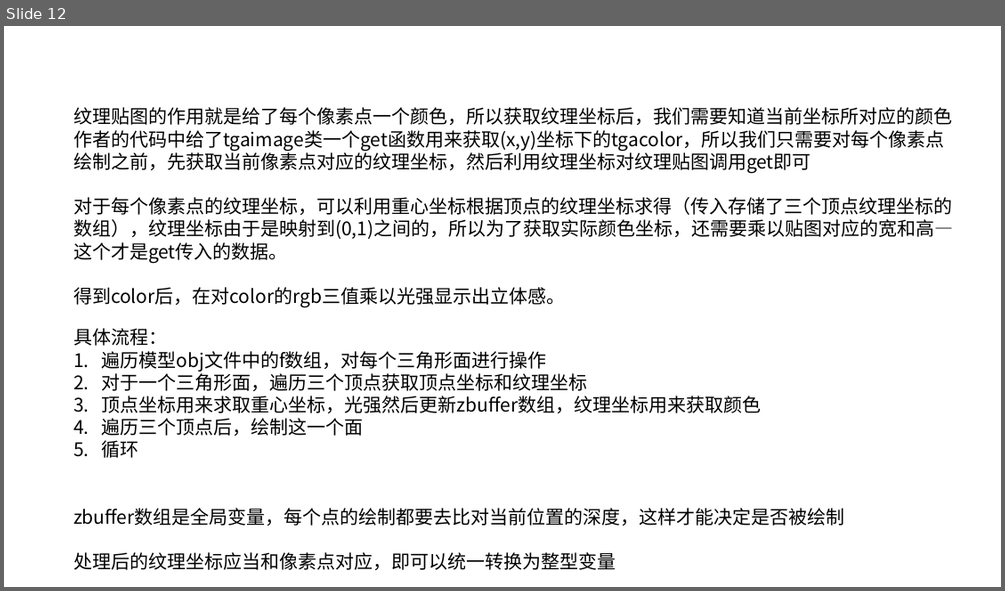
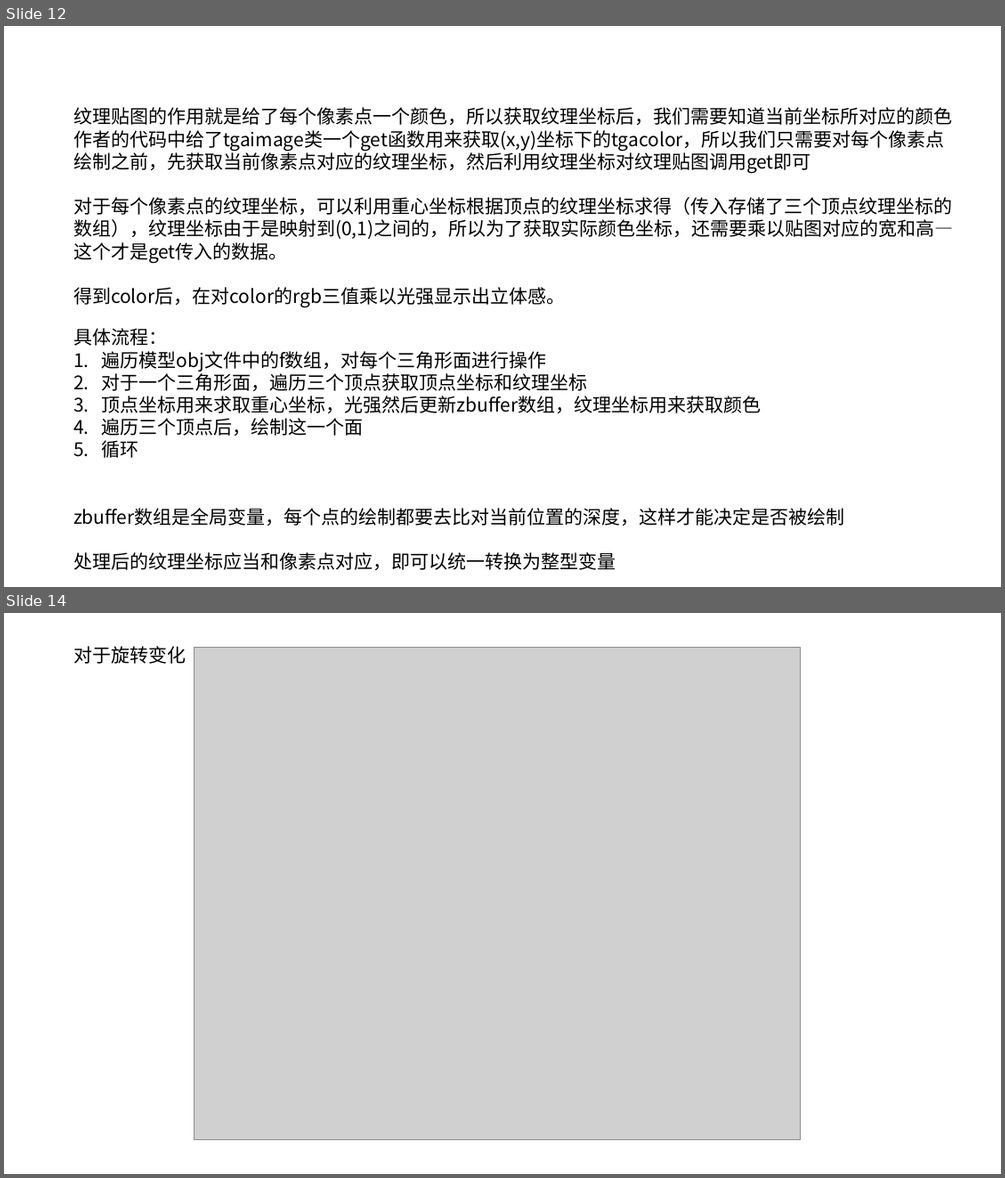
Before and after one commit to XTG111/Learn_tinyProject, a slide deck: render/TinyRenderer.pptx. Shown one above the other, each under a label of ours: slide 12 before the commit, slides 12 and 14 after it; the slides between them are not shown. The pictures are 1005x591 and 1005x1178 pixels, drawn with LibreOffice and Linux fonts; fonts in the diff are those of the drawing; grey boxes stand for pictures. Boxes give left, top, right and bottom in pixels: in the first picture for what was removed or moved away, otherwise in the second. Text is boxed around its words. In the diff, an @@ line names an element or a change of style, - is before the commit and + after.

```diff
--- a/render/TinyRenderer.pptx
+++ b/render/TinyRenderer.pptx
@@ slide 14 added at (4,613,1001,1174), background #FFFFFF @@
@@ text added at (73,646,186,664), 18 pt, text #000000 @@
+对于旋转变化
@@ picture added at (194,647,801,1140) @@
```
Also in this commit, not shown: 6 other slides added, 35 other files.
